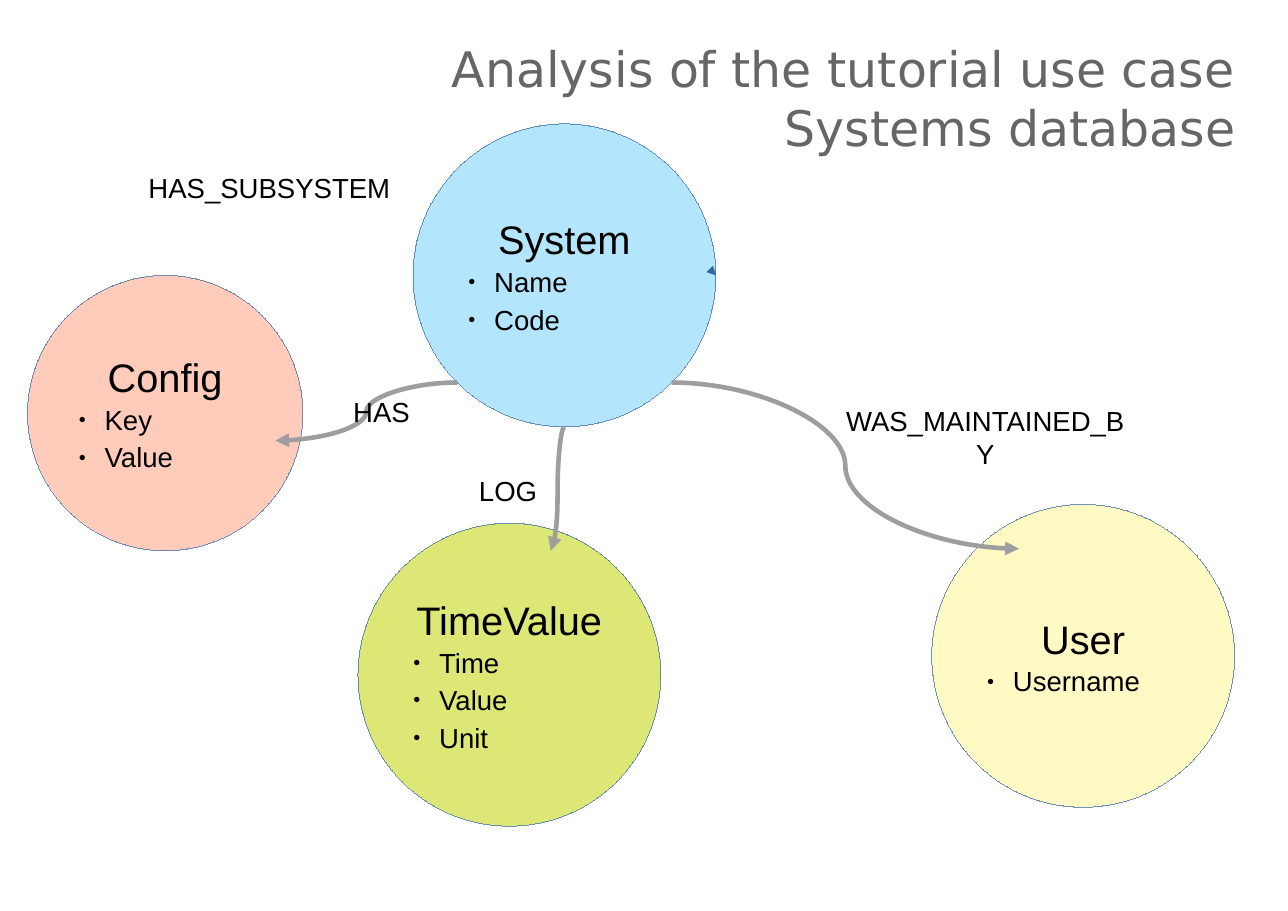
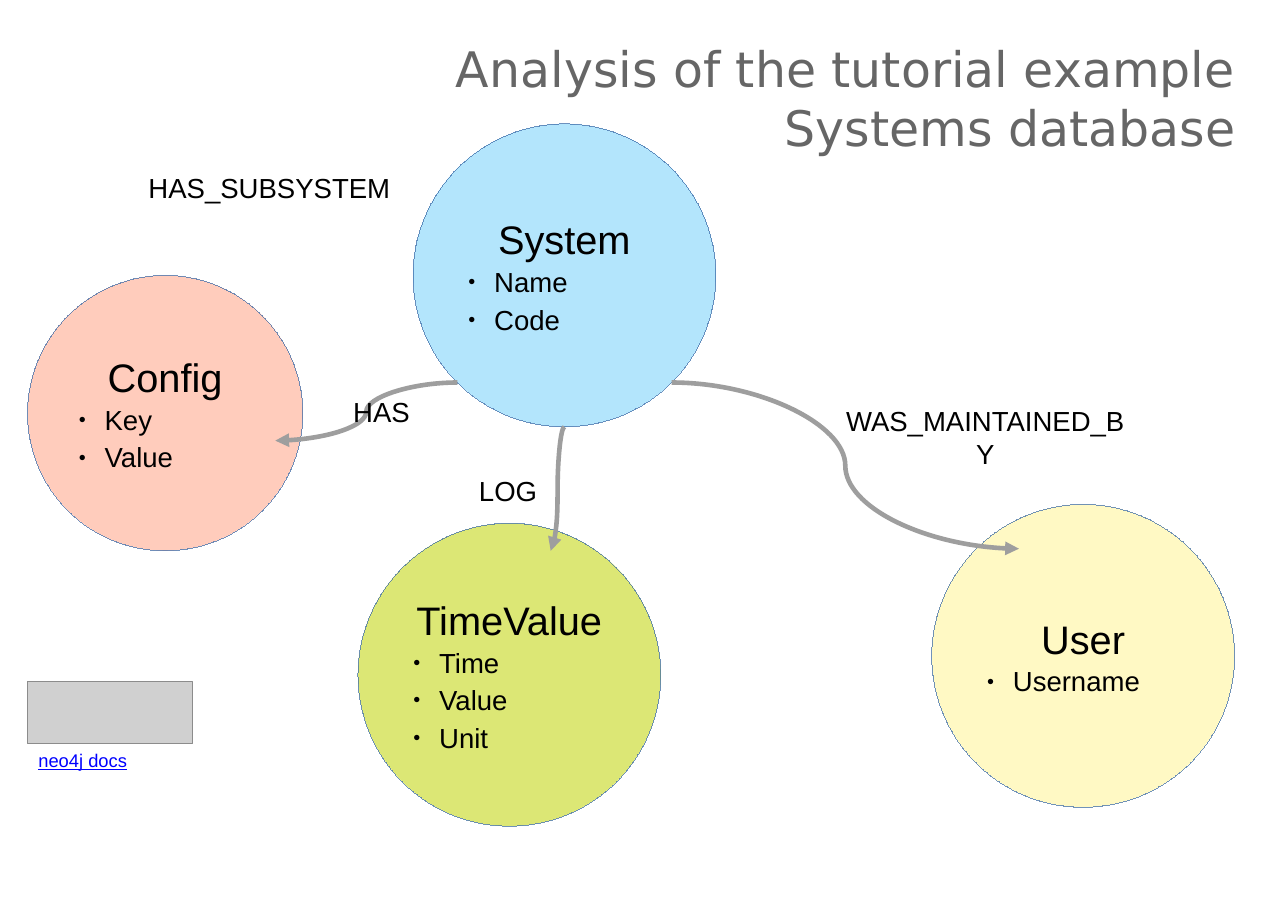
Before and after one commit to svachaj/OpenAPI-Tutorial, a slide deck: slide 9 of PCaPAC-tutorial-openapi.pptx (slide 8 before the commit). Drawn at 1288x911 pixels with LibreOffice and Linux fonts; fonts in the diff are those of the drawing; grey boxes stand for pictures; background and template pictures are left out. Boxes give left, top, right and bottom in pixels: in the first picture for what was removed or moved away, otherwise in the second. Text is boxed around its words. In the diff, an @@ line names an element or a change of style, - is before the commit and + after.

Commit message:
presentation updated

```diff
--- a/PCaPAC-tutorial-openapi.pptx
+++ b/PCaPAC-tutorial-openapi.pptx
@@ text at (x1=456, y1=50, x2=1235, y2=97): text changed @@
-Analysis of the tutorial use case
+Analysis of the tutorial example
@@ curved arrow removed from (716, 275) to (716, 275) @@
@@ picture added at (x1=28, y1=682, x2=193, y2=744) @@
@@ text added at (x1=38, y1=753, x2=127, y2=771), 12 pt, text #0000FF, underline @@
+neo4j docs
```
Also in this commit, not shown: 4 other slides changed, 1 slide added.
